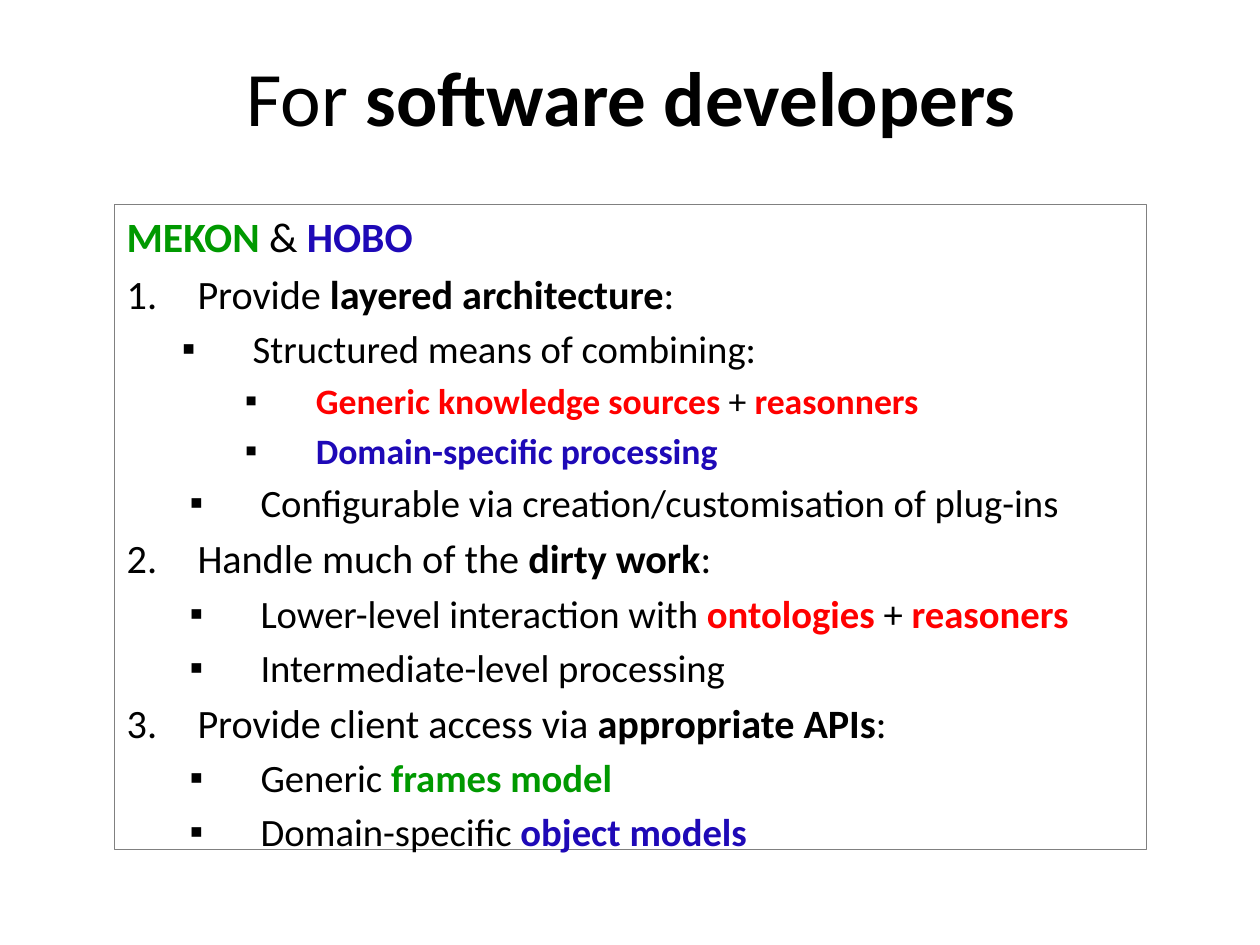
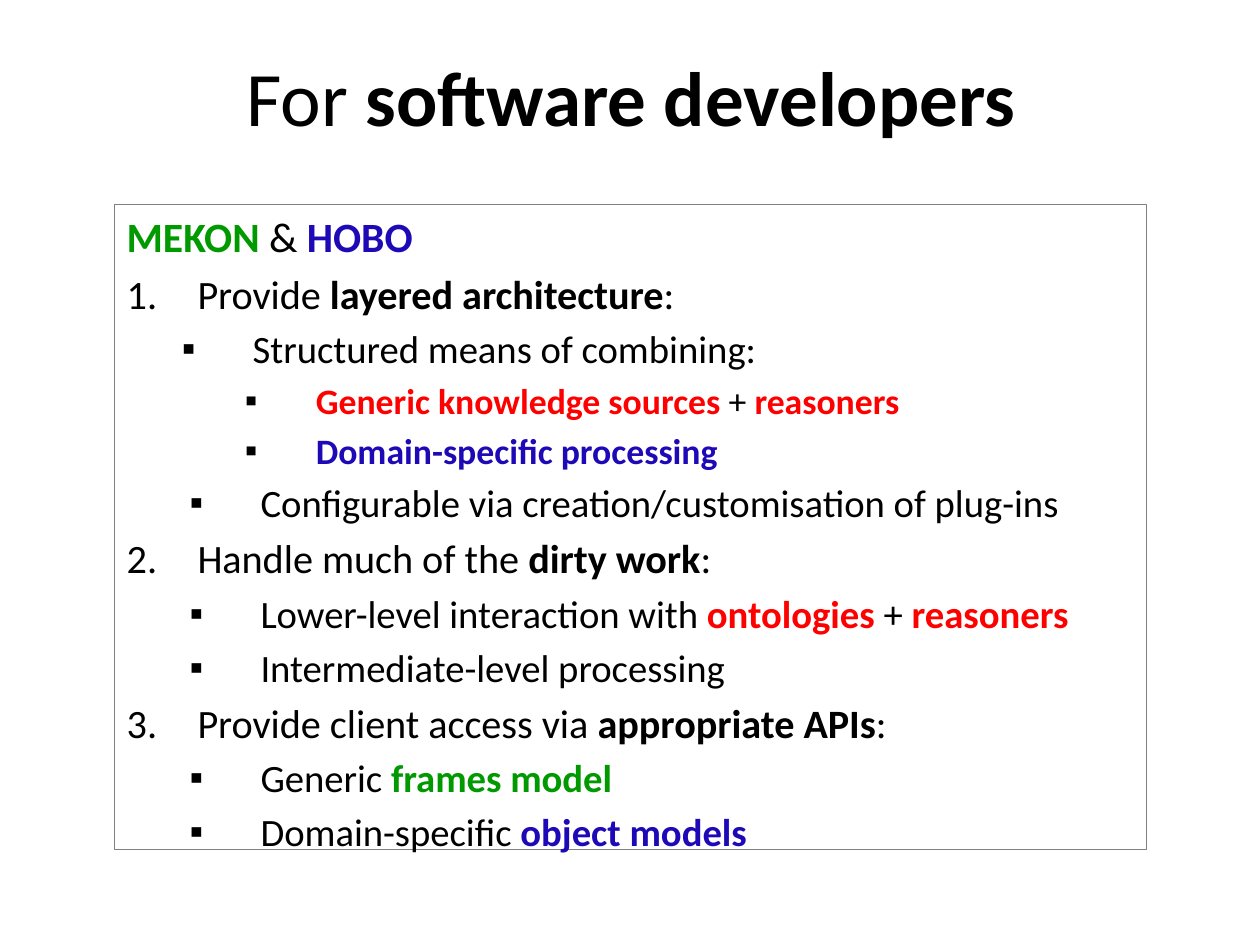
Before and after one commit to colin-puleston/mekon-hobo, a slide deck: slide 4 of docs/MEKON-HOBO in a nutshell.pptx. Drawn at 1260x945 pixels with LibreOffice and Linux fonts; fonts in the diff are those of the drawing. Boxes give left, top, right and bottom in pixels: in the first picture for what was removed or moved away, otherwise in the second. Text is boxed around its words. In the diff, an @@ line names an element or a change of style, - is before the commit and + after.

Commit message:
Fixed minor typo in "MEKON-HOBO in a nutshell.pptx"

```diff
--- a/docs/MEKON-HOBO in a nutshell.pptx
+++ b/docs/MEKON-HOBO in a nutshell.pptx
@@ text at (x1=316, y1=389, x2=900, y2=420): text changed @@
-    ▪ Generic knowledge sources + reasonners
+    ▪ Generic knowledge sources + reasoners
```
